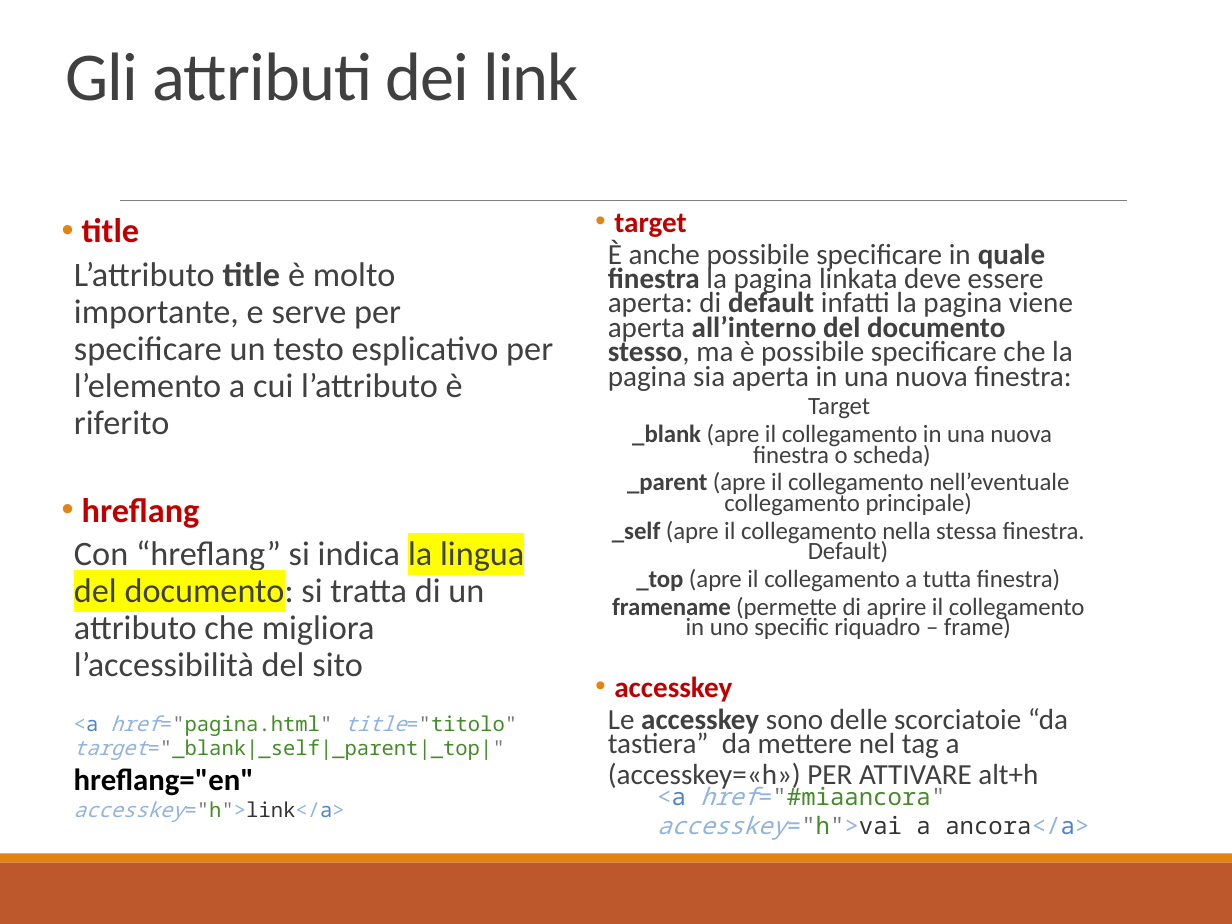
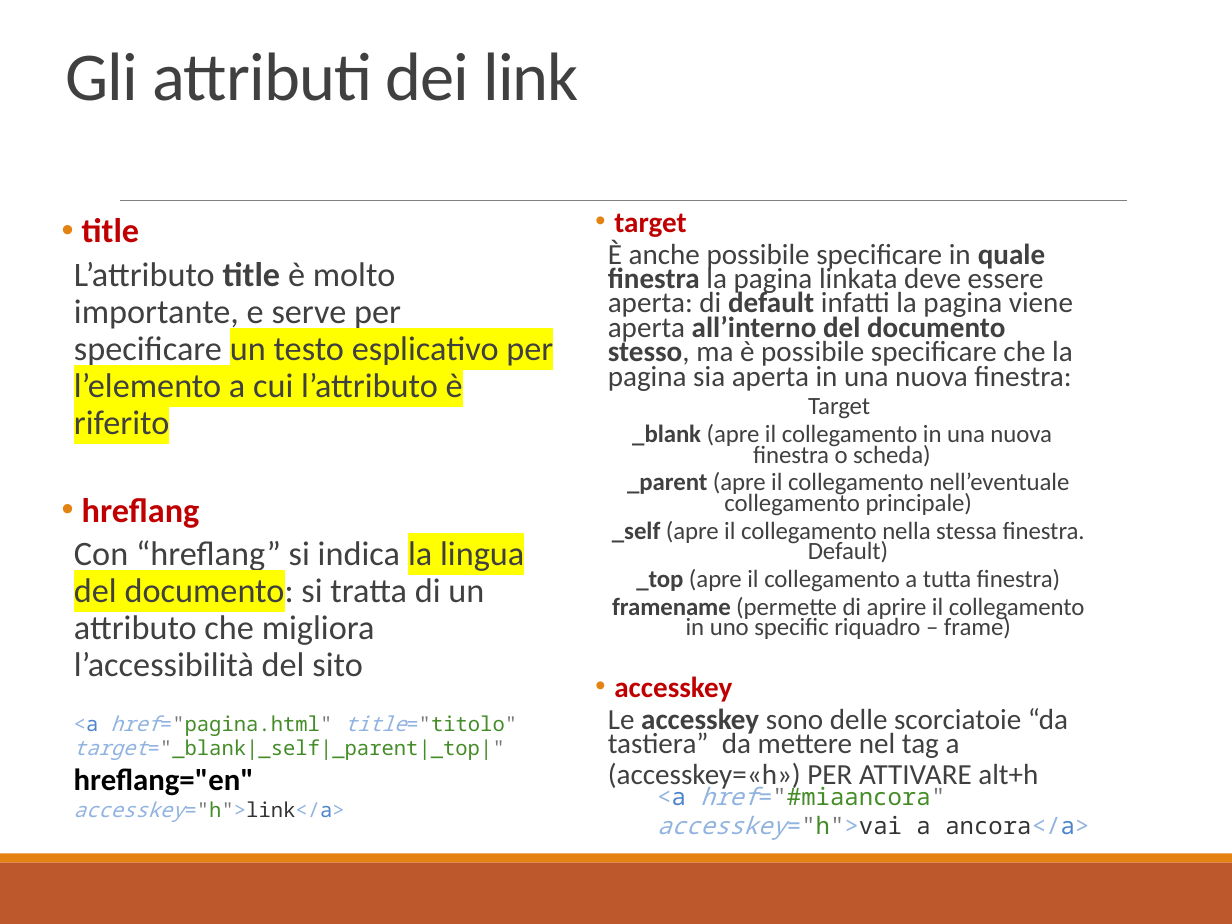
Before and after one commit to docentemaurocasadei/corso-fondamenti-web, a slide deck: slide 70 of dispense/HTML5.pptx. Drawn at 1232x924 pixels with LibreOffice and Linux fonts; fonts in the diff are those of the drawing. Boxes give left, top, right and bottom in pixels: in the first picture for what was removed or moved away, otherwise in the second. Text is boxed around its words. In the diff, an @@ line names an element or a change of style, - is before the commit and + after.

```diff
--- a/dispense/HTML5.pptx
+++ b/dispense/HTML5.pptx
@@ text at (74, 262, 553, 435): highlight none to #FFFF00 in "un testo esplicativo per l’elemento a cui ..." @@
```
Also in this commit, not shown: 10 other slides changed.
